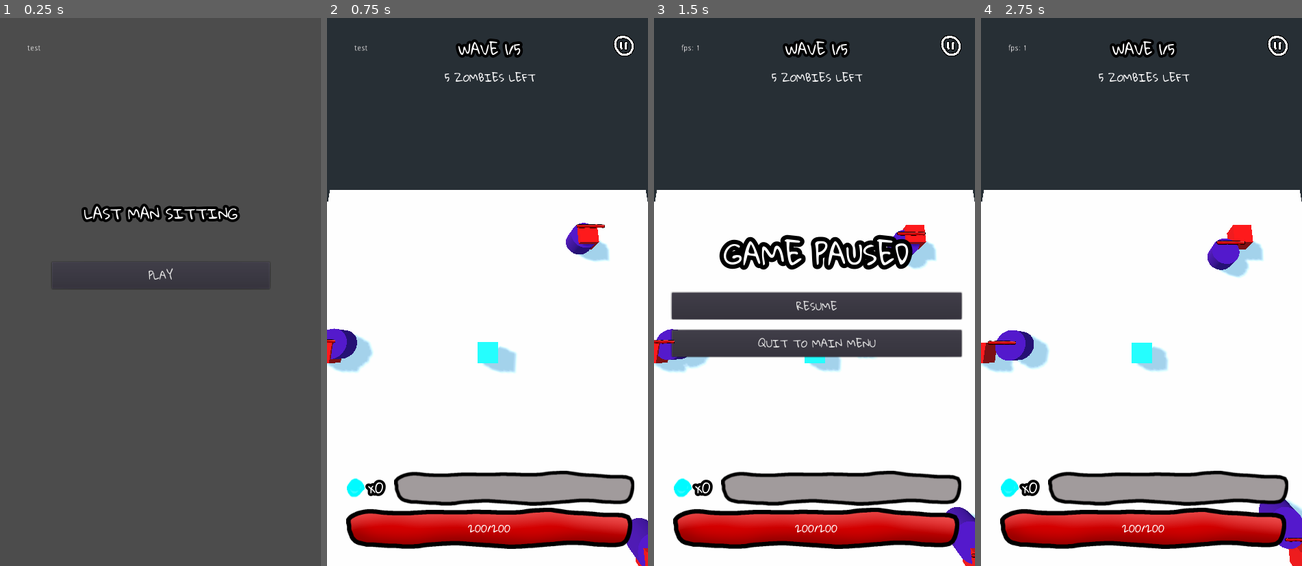
Above: before the commit, frames 1-4 (left to right).
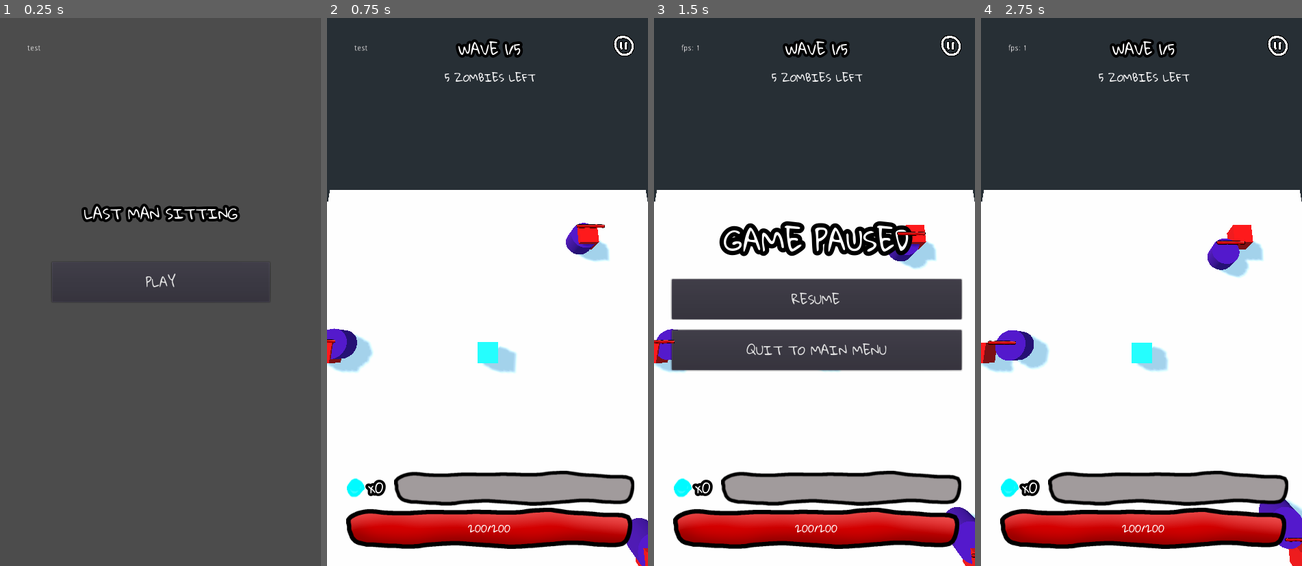
Above: after the commit, the same moments.

Repository: jeffsieu/coma-dash
Game: Godot game, scene res://Scene/Game.tscn
Same seed, same stepped clock (60 frames per second), same inputs: the game is played once before the commit and once after it.
Inputs (mouse positions are in pixels of both pictures, inside the frame that each line leads up to):
- Up to frame 1 (0.25 s): no input
- Up to frame 2 (0.75 s): click "PLAY" at 0.5 s
- Up to frame 3 (1.5 s): click (952, 45) at 1.25 s
- Up to frame 4 (2.75 s): click "RESUME" at 2 s

The runs differ from the first frame. In frame 1, 0.2% of the frame differs, in the area x 19-81%, y 45-52%; in frame 2, nothing differs; in frame 3, 8.8%, in the area x 5-97%, y 37-65%; in frame 4, nothing differs.

Commit message:
Tweaks to button font and spacing, collision layers
- Standardizes the following:
  - 20px spacing between buttons
  - 75px button height
- Increases font size of button text
- Add "Environment" collision layer for floor of map

Diff:
--- a/GUI/Button.tres
+++ b/GUI/Button.tres
@@ -4,5 +4,5 @@
 font_path = "res://GloriaHallelujah-Regular.ttf"
 
 [resource]
-size = 20
+size = 24
 font_data = SubResource( 1 )
--- a/GUI/PauseMenu.tscn
+++ b/GUI/PauseMenu.tscn
@@ -17,26 +17,26 @@
 alignment = 1
 
 [node name="PauseTitle" type="Label" parent="VBoxContainer"]
-margin_top = 357.0
+margin_top = 332.0
 margin_right = 543.0
-margin_bottom = 462.0
+margin_bottom = 437.0
 custom_fonts/font = ExtResource( 1 )
 text = "GAME PAUSED"
 align = 1
 uppercase = true
 
 [node name="ResumeButton" type="Button" parent="VBoxContainer"]
-margin_top = 482.0
+margin_top = 457.0
 margin_right = 543.0
 margin_bottom = 532.0
-rect_min_size = Vector2( 0, 50 )
+rect_min_size = Vector2( 0, 75 )
 custom_fonts/font = ExtResource( 2 )
 text = "RESUME"
 
 [node name="QuitButton" type="Button" parent="VBoxContainer"]
 margin_top = 552.0
 margin_right = 543.0
-margin_bottom = 602.0
-rect_min_size = Vector2( 0, 50 )
+margin_bottom = 627.0
+rect_min_size = Vector2( 0, 75 )
 custom_fonts/font = ExtResource( 2 )
 text = "QUIT TO MAIN MENU"
--- a/Levels/MainLevel.tscn
+++ b/Levels/MainLevel.tscn
@@ -20,7 +20,7 @@
 
 [node name="Floor" type="StaticBody" parent="."]
 transform = Transform( 20, 0, 0, 0, 1, 0, 0, 0, 20, 0, -3.24301, 0 )
-collision_layer = 0
+collision_layer = 16
 collision_mask = 3
 
 [node name="CollisionShape" type="CollisionShape" parent="Floor"]
--- a/Scene/GameOverScene.tscn
+++ b/Scene/GameOverScene.tscn
@@ -1,8 +1,9 @@
-[gd_scene load_steps=4 format=2]
+[gd_scene load_steps=5 format=2]
 
 [ext_resource path="res://Scene/GameOverScene.gd" type="Script" id=1]
 [ext_resource path="res://GUI/Heading2.tres" type="DynamicFont" id=2]
 [ext_resource path="res://GUI/Title.tres" type="DynamicFont" id=3]
+[ext_resource path="res://GUI/Button.tres" type="DynamicFont" id=4]
 
 [node name="MarginContainer" type="MarginContainer"]
 anchor_top = 0.2
@@ -34,7 +35,7 @@
 [node name="VBoxContainer" type="VBoxContainer" parent="VBoxContainer"]
 margin_top = 109.0
 margin_right = 536.0
-margin_bottom = 448.0
+margin_bottom = 376.0
 size_flags_vertical = 3
 
 [node name="EnemiesDefeated" type="Label" parent="VBoxContainer/VBoxContainer"]
@@ -57,39 +58,44 @@
 }
 
 [node name="VBoxContainer2" type="VBoxContainer" parent="VBoxContainer"]
-margin_top = 452.0
+margin_top = 380.0
 margin_right = 536.0
 margin_bottom = 550.0
+custom_constants/separation = 20
 
 [node name="RetryButton" type="Button" parent="VBoxContainer/VBoxContainer2"]
 margin_right = 536.0
-margin_bottom = 47.0
+margin_bottom = 75.0
+rect_min_size = Vector2( 0, 75 )
 size_flags_horizontal = 3
-custom_fonts/font = ExtResource( 2 )
+custom_fonts/font = ExtResource( 4 )
 text = "RETRY"
 
 [node name="HBoxContainer" type="HBoxContainer" parent="VBoxContainer/VBoxContainer2"]
-margin_top = 51.0
+margin_top = 95.0
 margin_right = 536.0
-margin_bottom = 98.0
+margin_bottom = 170.0
+custom_constants/separation = 20
 alignment = 1
 
 [node name="HomeButton" type="Button" parent="VBoxContainer/VBoxContainer2/HBoxContainer"]
-margin_right = 266.0
-margin_bottom = 47.0
+margin_right = 258.0
+margin_bottom = 75.0
+rect_min_size = Vector2( 0, 75 )
 size_flags_horizontal = 3
-custom_fonts/font = ExtResource( 2 )
+custom_fonts/font = ExtResource( 4 )
 text = "HOME"
 __meta__ = {
 "_edit_use_anchors_": false
 }
 
 [node name="ShopButton" type="Button" parent="VBoxContainer/VBoxContainer2/HBoxContainer"]
-margin_left = 270.0
+margin_left = 278.0
 margin_right = 536.0
-margin_bottom = 47.0
+margin_bottom = 75.0
+rect_min_size = Vector2( 0, 75 )
 size_flags_horizontal = 3
-custom_fonts/font = ExtResource( 2 )
+custom_fonts/font = ExtResource( 4 )
 text = "SHOP"
 __meta__ = {
 "_edit_use_anchors_": false
--- a/Scene/MainMenuScene.tscn
+++ b/Scene/MainMenuScene.tscn
@@ -29,18 +29,18 @@
 [node name="MarginContainer" type="MarginContainer" parent="."]
 margin_top = 121.0
 margin_right = 536.0
-margin_bottom = 171.0
+margin_bottom = 196.0
 custom_constants/margin_right = 64
 custom_constants/margin_left = 64
 
 [node name="VBoxContainer" type="VBoxContainer" parent="MarginContainer"]
 margin_left = 64.0
 margin_right = 472.0
-margin_bottom = 50.0
+margin_bottom = 75.0
 
 [node name="PlayButton" type="Button" parent="MarginContainer/VBoxContainer"]
 margin_right = 408.0
-margin_bottom = 50.0
-rect_min_size = Vector2( 0, 50 )
+margin_bottom = 75.0
+rect_min_size = Vector2( 0, 75 )
 custom_fonts/font = ExtResource( 2 )
 text = "PLAY"
--- a/project.godot
+++ b/project.godot
@@ -137,6 +137,7 @@
 3d_physics/layer_2="Enemies"
 3d_physics/layer_3="PlayerProjectiles"
 3d_physics/layer_4="Collectibles"
+3d_physics/layer_5="Environment"
 
 [physics]
 
